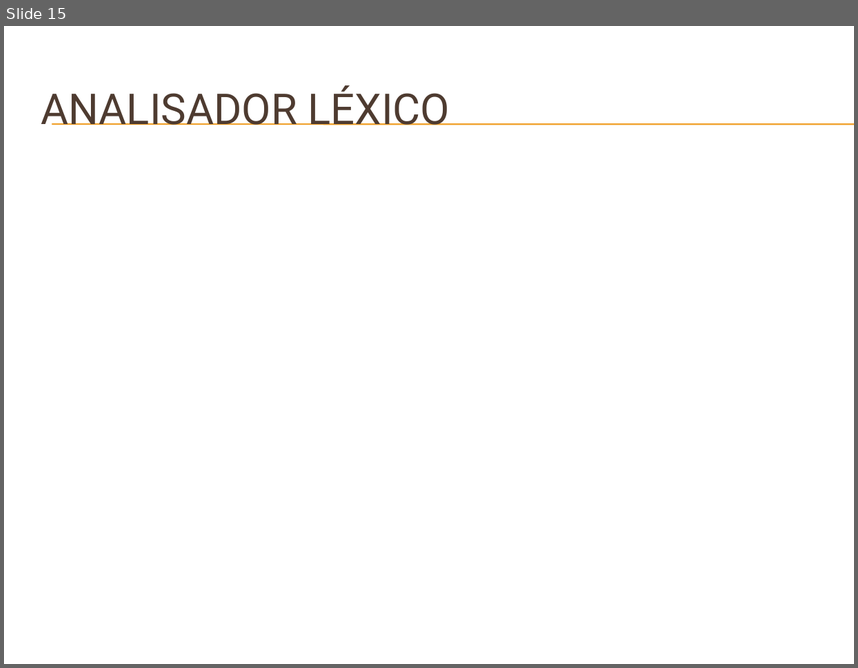
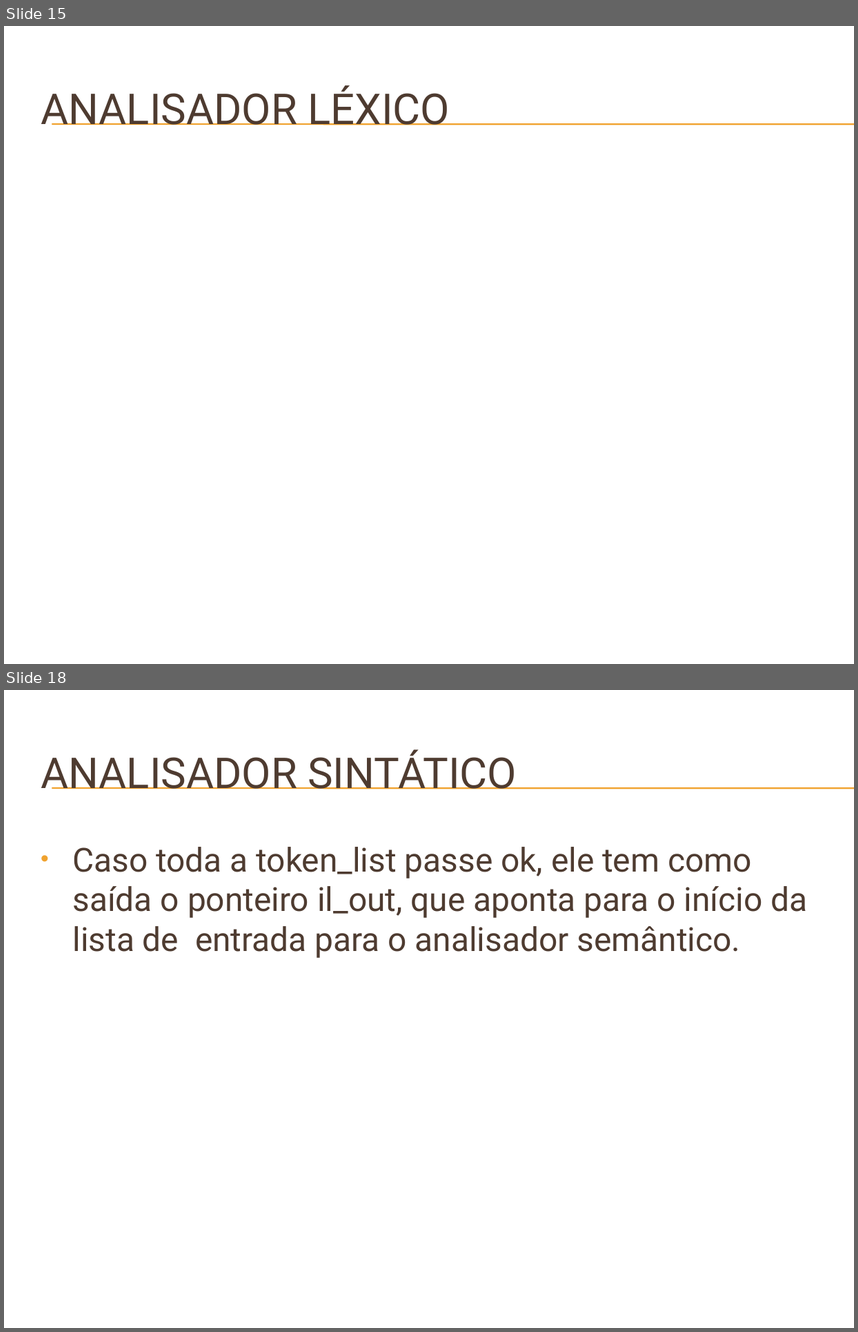
Before and after one commit to badershs/mips-assembler-unb, a slide deck: doc/Apresentação do GMAG – Software Básico.pptx. Shown one above the other, each under a label of ours: slide 15 before the commit, slides 15 and 18 after it; the slides between them are not shown. The pictures are 858x668 and 858x1332 pixels, drawn with LibreOffice and Linux fonts; fonts in the diff are those of the drawing; background and template pictures are left out. Boxes give left, top, right and bottom in pixels: in the first picture for what was removed or moved away, otherwise in the second. Text is boxed around its words. In the diff, an @@ line names an element or a change of style, - is before the commit and + after.

Commit message:
Fiz a parte da apresentação com relação ao analisador sintático, se quiserem complementar alguma coisa, ou se quiserem que eu faça mais coisas é só avisar.

```diff
--- a/doc/Apresentação do GMAG – Software Básico.pptx
+++ b/doc/Apresentação do GMAG – Software Básico.pptx
@@ slide 18 added at [4,690,854,1328], background picture (left out); not listed: 2 template elements that a slide beside it also shows @@
@@ title added at [41,749,517,789], 36 pt, text #4E3B30 @@
+ANALISADOR SINTÁTICO
@@ text added at [72,847,808,958], 28 pt, text #4E3B30 @@
+  • Caso toda a token_list passe ok, ele tem como saída o ponteiro il_out, que aponta para o início da lista de entrada para o analisador semântico.
```
Also in this commit, not shown: 2 other slides added.
